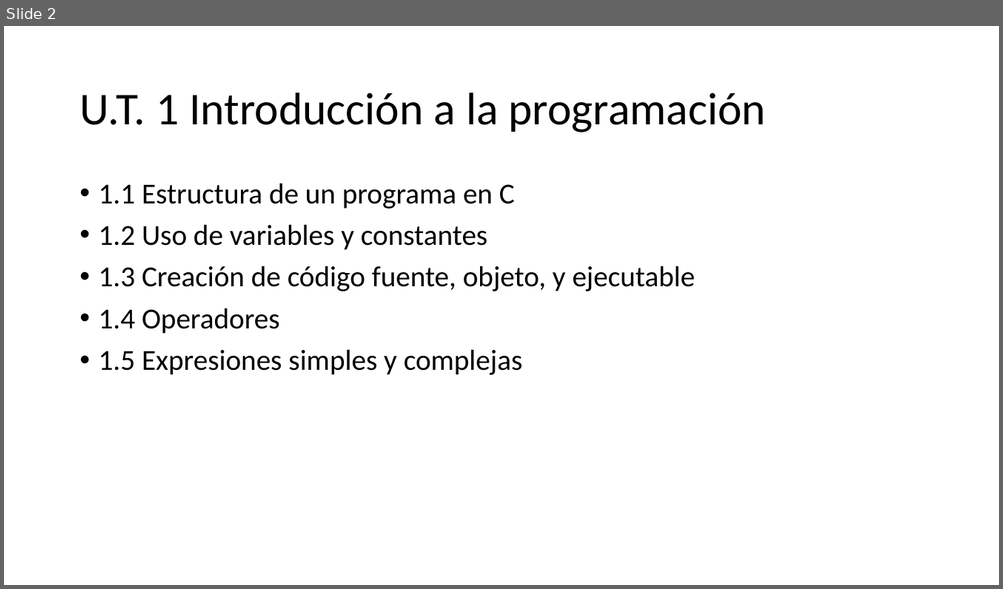
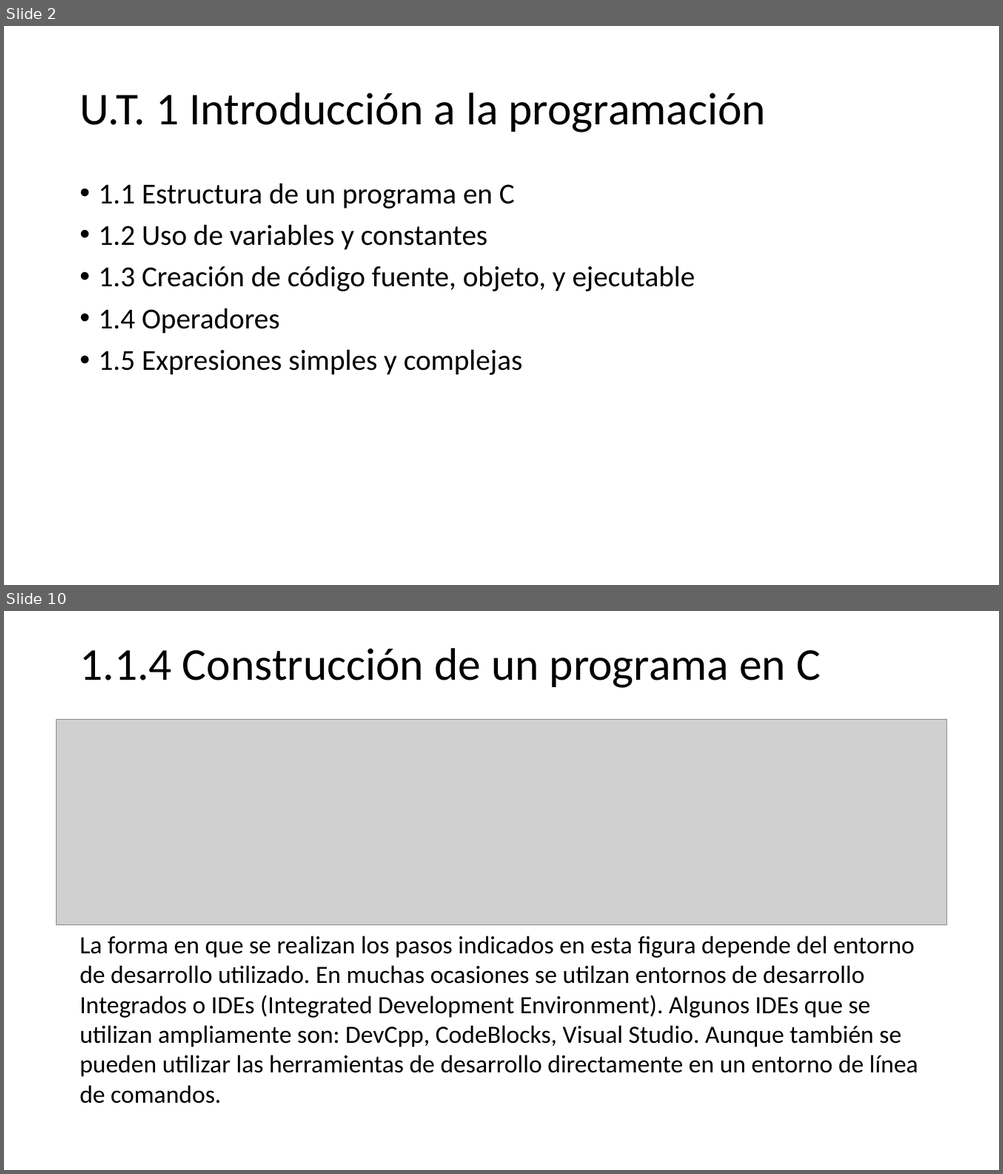
Before and after one commit to programacionestructurada/2021-2, a slide deck: U1_Introduccion_a_la_programacion/U1.pptx. Shown one above the other, each under a label of ours: slide 2 before the commit, slides 2 and 10 after it; the slides between them are not shown. The pictures are 1003x589 and 1003x1174 pixels, drawn with LibreOffice and Linux fonts; fonts in the diff are those of the drawing; grey boxes stand for pictures. Boxes give left, top, right and bottom in pixels: in the first picture for what was removed or moved away, otherwise in the second. Text is boxed around its words. In the diff, an @@ line names an element or a change of style, - is before the commit and + after.

```diff
--- a/U1_Introduccion_a_la_programacion/U1.pptx
+++ b/U1_Introduccion_a_la_programacion/U1.pptx
@@ slide 10 added at <box>4,611,999,1170</box>, background #FFFFFF @@
@@ title added at <box>79,648,820,688</box>, 44 pt, text #000000 @@
+1.1.4 Construcción de un programa en C
@@ picture added at <box>57,719,946,925</box> @@
@@ text added at <box>79,936,918,1104</box>, 24 pt, text #000000 @@
+La forma en que se realizan los pasos indicados en esta figura depende del entorno
+de desarrollo utilizado. En muchas ocasiones se utilzan entornos de desarrollo
+Integrados o IDEs (Integrated Development Environment). Algunos IDEs que se
+utilizan ampliamente son: DevCpp, CodeBlocks, Visual Studio. Aunque también se
+pueden utilizar las herramientas de desarrollo directamente en un entorno de línea
+de comandos.
```
Also in this commit, not shown: 1 slide changed, 8 other slides added, 1 slide removed, 1 other file.
